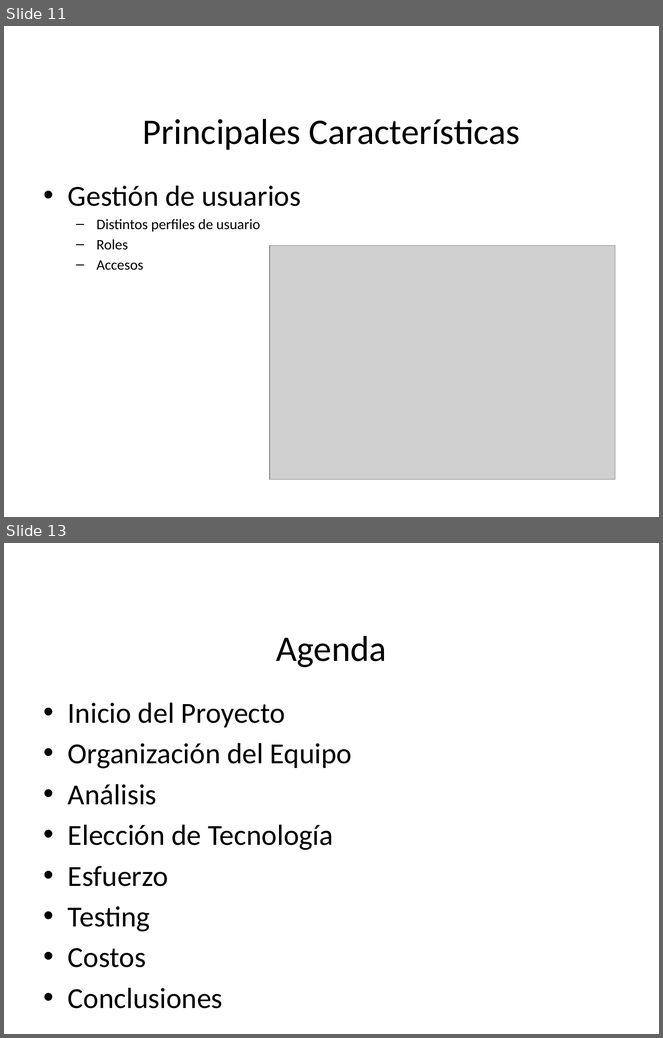
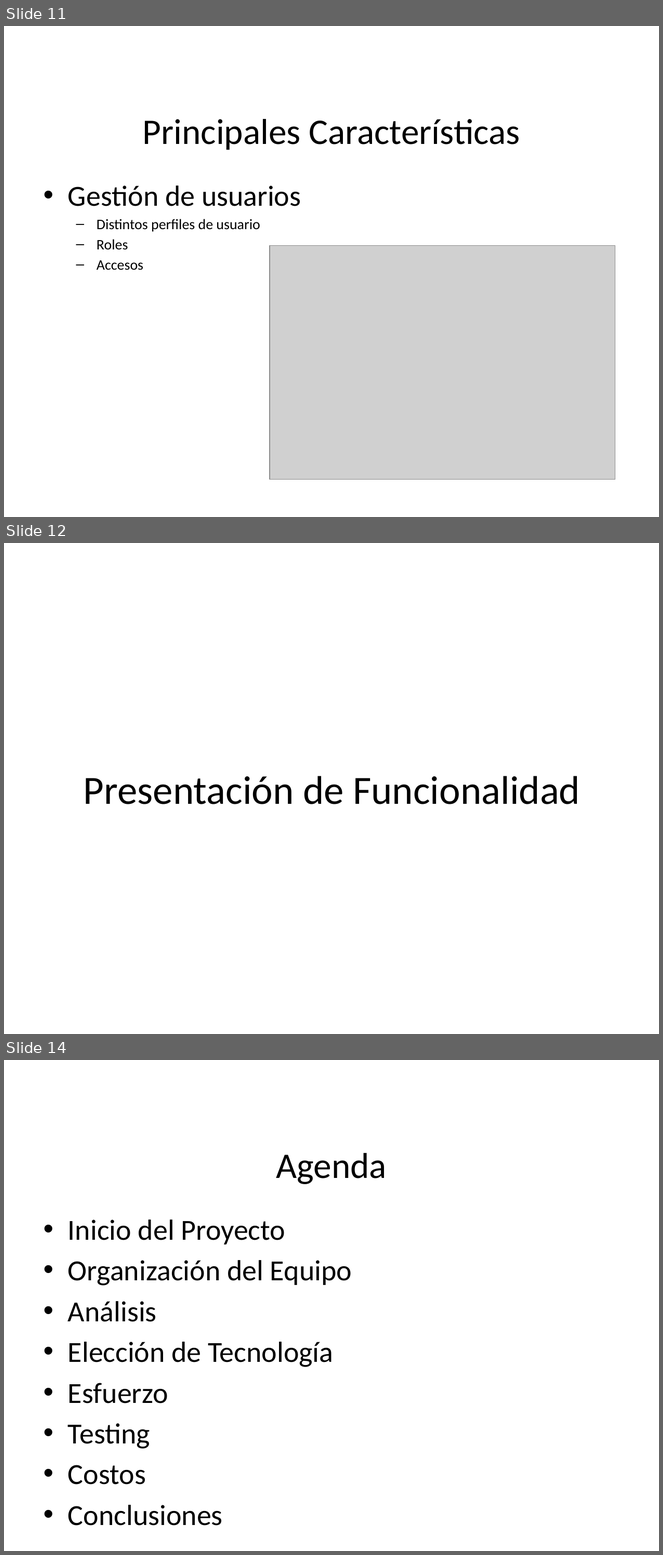
Before and after one commit to pedrohmolina/admin-ong, a slide deck: Documentacion/Presentacion/Presentacion Sirius.pptx. Shown one above the other, each under a label of ours: slides 11 and 13 before the commit, slides 11, 12 and 14 after it; the slides between them are not shown. The pictures are 663x1038 and 663x1555 pixels, drawn with LibreOffice and Linux fonts; fonts in the diff are those of the drawing; grey boxes stand for pictures; background and template pictures are left out. Boxes give left, top, right and bottom in pixels: in the first picture for what was removed or moved away, otherwise in the second. Text is boxed around its words. In the diff, an @@ line names an element or a change of style, - is before the commit and + after.

```diff
--- a/Documentacion/Presentacion/Presentacion Sirius.pptx
+++ b/Documentacion/Presentacion/Presentacion Sirius.pptx
@@ slide 12 added at (x1=4, y1=543, x2=659, y2=1034), background picture (left out) @@
@@ title added at (x1=84, y1=776, x2=580, y2=805), 44 pt, text #000000 @@
+Presentación de Funcionalidad
@@ what was slide 13 is now slide 14 @@
```
Also in this commit, not shown: 11 slides changed, 7 other slides added, 7 slides removed.
